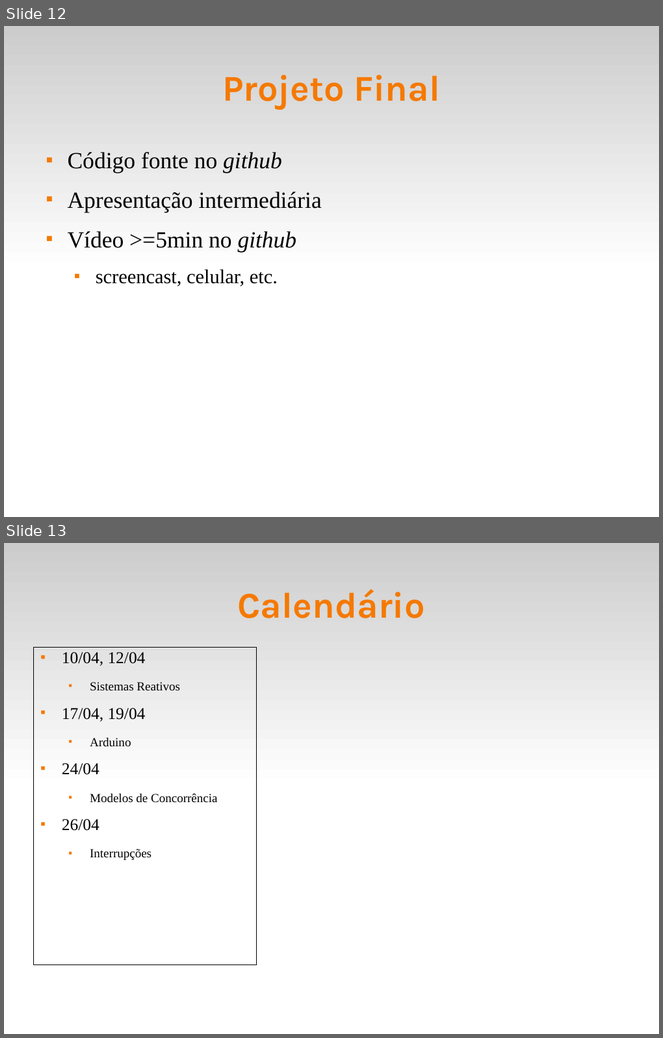
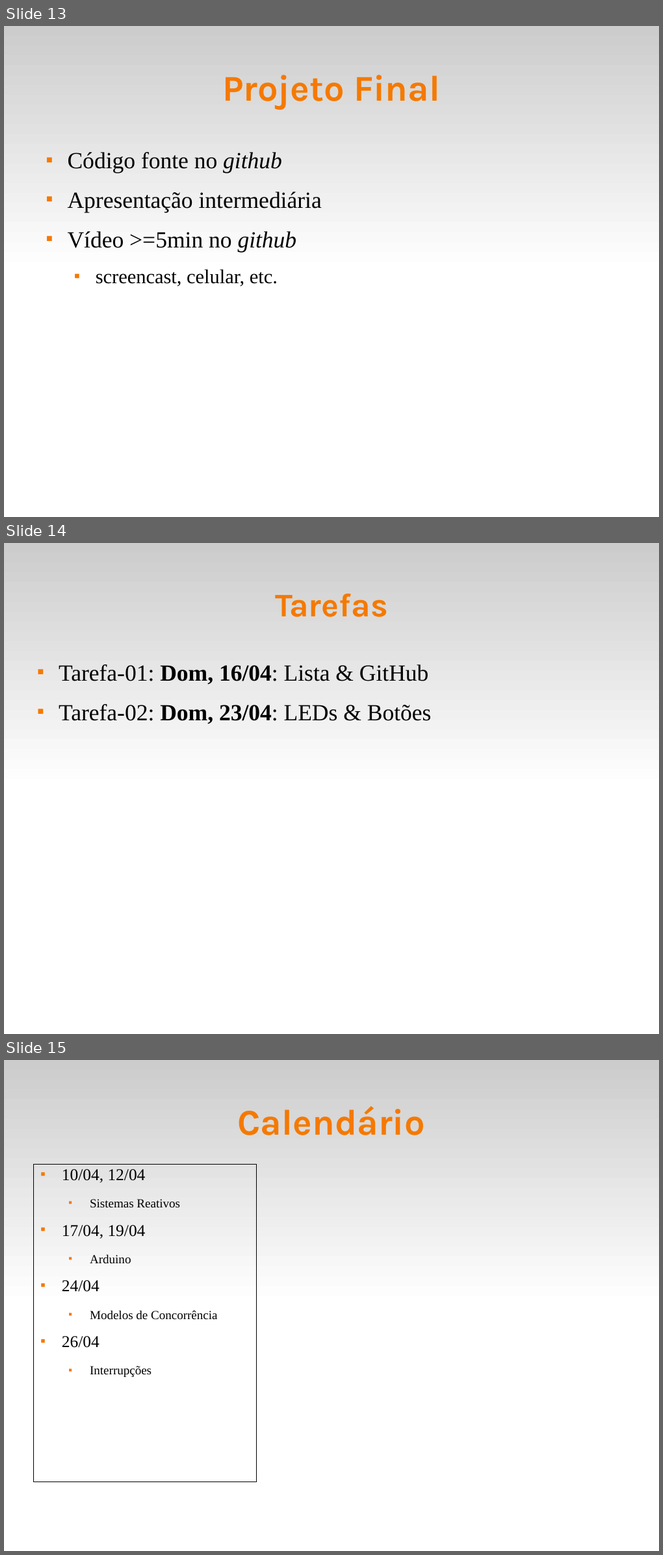
Before and after one commit to fsantanna-uerj/reativos, a slide deck: slides/00_intro.odp. Shown one above the other, each under a label of ours: slides 12 and 13 before the commit, slides 13, 14 and 15 after it. The pictures are 663x1038 and 663x1555 pixels, drawn with LibreOffice and Linux fonts; fonts in the diff are those of the drawing. Boxes give left, top, right and bottom in pixels: in the first picture for what was removed or moved away, otherwise in the second. Text is boxed around its words. In the diff, an @@ line names an element or a change of style, - is before the commit and + after.

```diff
--- a/slides/00_intro.odp
+++ b/slides/00_intro.odp
@@ slide 14 added at [4, 543, 659, 1034], background #FFFFFF; not listed: 1 template element that a slide beside it also shows @@
@@ title added at [275, 593, 388, 617], 40 pt, text #F57900, bold @@
+Tarefas
@@ text added at [59, 665, 432, 724], 28 pt, text #000000 @@
+■ Tarefa-01: Dom, 16/04: Lista & GitHub
+■ Tarefa-02: Dom, 23/04: LEDs & Botões
@@ what was slide 12 is now slide 13 @@
@@ what was slide 13 is now slide 15 @@
```
Also in this commit, not shown: 1 slide changed, 1 other slide added, 6 other files.
